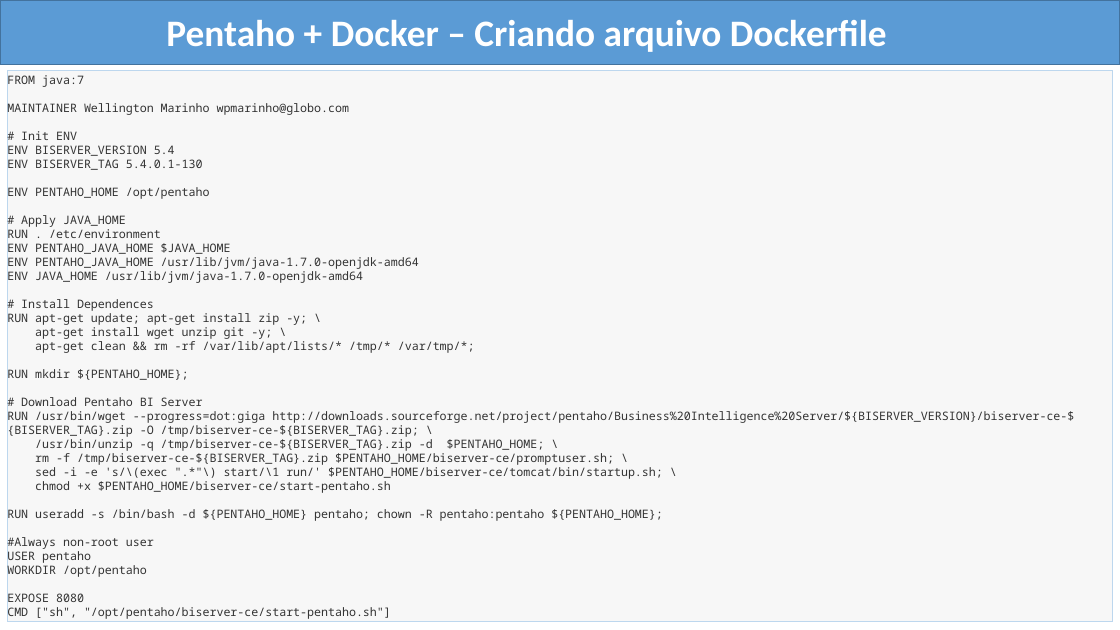
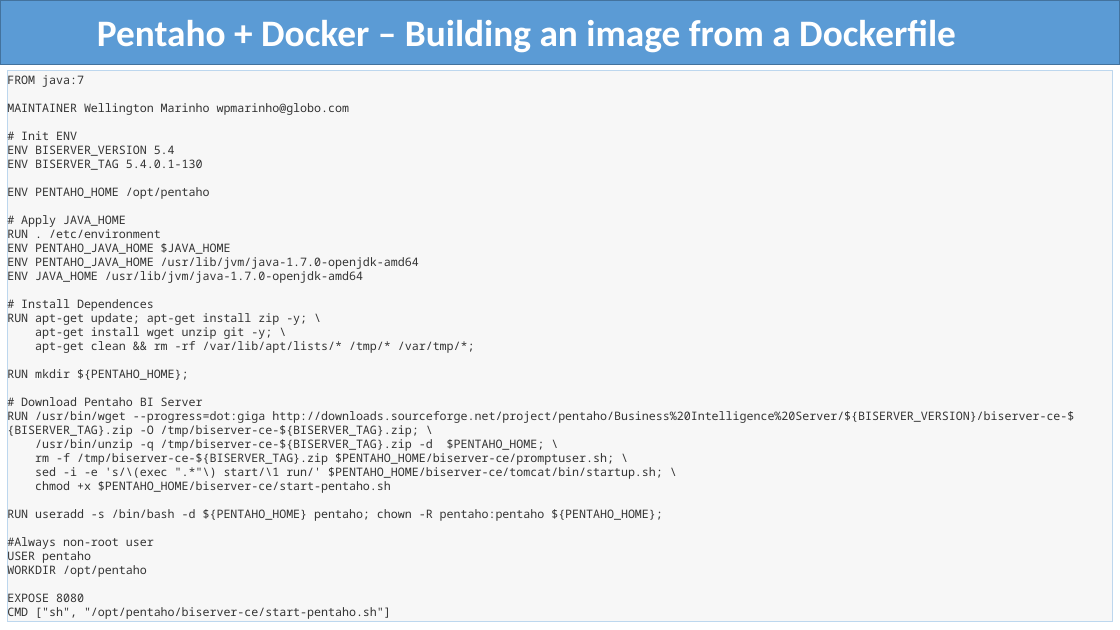
Before and after one commit to wmarinho/edw_cenipa, a slide deck: slide 10 of docs/projeto-docker-pentaho-cenipa.pptx. Drawn at 1120x630 pixels with LibreOffice and Linux fonts; fonts in the diff are those of the drawing. Boxes give left, top, right and bottom in pixels: in the first picture for what was removed or moved away, otherwise in the second. Text is boxed around its words. In the diff, an @@ line names an element or a change of style, - is before the commit and + after.

```diff
--- a/docs/projeto-docker-pentaho-cenipa.pptx
+++ b/docs/projeto-docker-pentaho-cenipa.pptx
@@ text at (97,20,956,53): text changed @@
-Pentaho + Docker – Criando arquivo Dockerfile
+Pentaho + Docker – Building an image from a Dockerfile
```
Also in this commit, not shown: 13 other slides changed, 3 other files.
